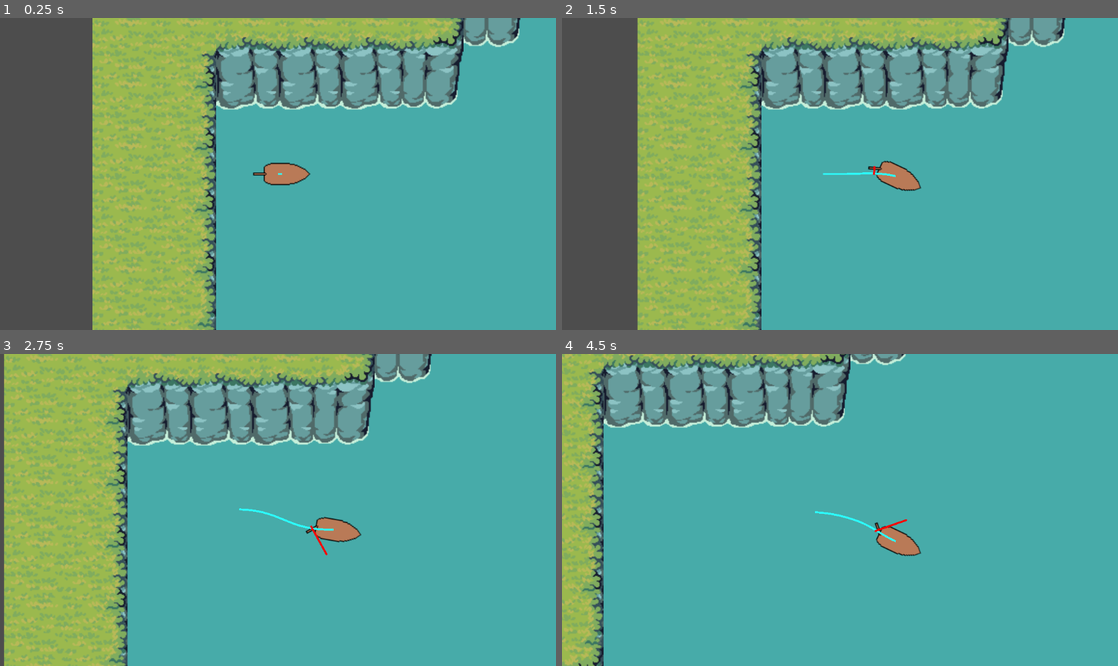
Above: before the commit, frames 1-4 (two rows, left to right).
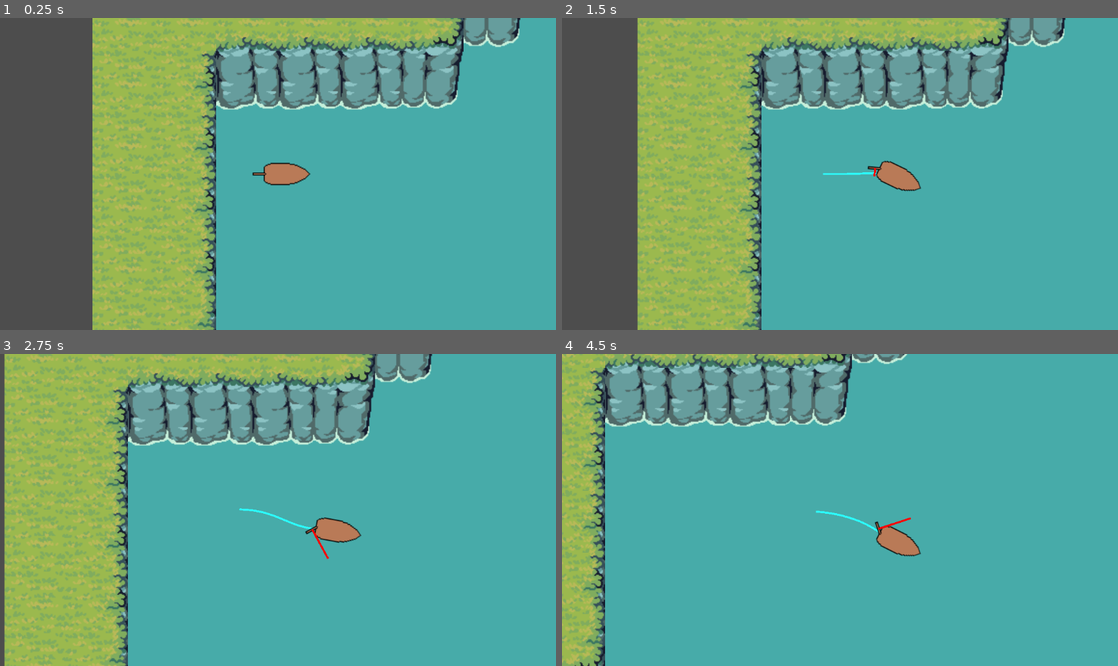
Above: after the commit, the same moments.

Repository: darren56brown/Sailboat
Game: Godot game, scene res://world.tscn
Same seed, same stepped clock (60 frames per second), same inputs: the game is played once before the commit and once after it. The engine's default icon, where the game draws it, is replaced by a stand-in: a white triangle on a blue panel in a dark square.
Inputs:
- Up to frame 1 (0.25 s): no input
- Up to frame 2 (1.5 s): hold D (steer_right) 0.53-1.28 s; hold A (steer_left) from 1.28 s (still down)
- Up to frame 3 (2.75 s): release A (steer_left) at 2.03 s; hold D (steer_right) from 2.03 s (still down)
- Up to frame 4 (4.5 s): release D (steer_right) at 3.53 s; hold A (steer_left) from 3.53 s (still down)

The runs differ from the first frame. In frame 1, less than 0.1% of the frame differs, in the area x 45-51%, y 49-51%; in frame 2, less than 0.1%; in frame 3, 1.1%; in frame 4, 5.3%, in the area x 0-65%, y 0-100%.

Commit message:
Messed with rudder physics

Diff:
--- a/boat.gd
+++ b/boat.gd
@@ -26,31 +26,36 @@
 
 	rudder_pivot.rotation = deg_to_rad(rudder_angle)
 
-	# --- 3. RUDDER PHYSICS (LIFT MODEL) ---
-	var stern_offset_local = Vector2(-24, 0)
+		# --- 3. RUDDER PHYSICS (LEVER MODEL) ---
+	var stern_offset_local = Vector2(-18, 0) # The hinge point
+	var rudder_length = 10.0                 # The length of your rudder blade
+	var center_offset = rudder_length / 2.0  # Center of pressure is halfway
+
+	# Calculate where the MIDDLE of the rudder is in boat-local space
+	var rudder_dir_local = Vector2.RIGHT.rotated(deg_to_rad(rudder_angle))
+	var rudder_center_local = stern_offset_local - (rudder_dir_local * center_offset)
+
 	var global_vel = state.linear_velocity
 	var local_vel = global_vel.rotated(-rotation)
 
-	# A. Get the "Face" of the rudder (The Normal Vector)
-	# Vector2.UP is the side of the rudder when it's pointing East (0 deg)
+	# A. Get the "Face" (Normal) of the rudder
 	var rudder_normal_local = Vector2.UP.rotated(deg_to_rad(rudder_angle))
 
-	# B. Calculate "Flow Pressure" using Dot Product
-	# This measures how much the water velocity hits the flat face of the rudder
+	# B. Calculate Pressure
 	var flow_pressure = local_vel.dot(rudder_normal_local)
 
-	# C. Resulting Force (always pushes perpendicular to the rudder blade)
-	# We use negative efficiency here so that 'turning right' pushes the stern 'left'
+	# C. Resulting Force
 	var rudder_force_local = rudder_normal_local * flow_pressure * -rudder_efficiency
 
-	# Apply force to the physics engine
-	apply_force(rudder_force_local.rotated(rotation), stern_offset_local.rotated(rotation))
+	# Apply force at the ACTUAL CENTER of the rudder, not the hinge
+	# We rotate the local center point into global space
+	var force_pos_global = rudder_center_local.rotated(rotation)
+	apply_force(rudder_force_local.rotated(rotation), force_pos_global)
 
-	# --- DRAWING THE ARROW ---
-	rudder_arrow.position = stern_offset_local
-	# We use a negative scale here to ensure the arrow points the direction of the "push"
-	var arrow_scale = -.5
-	rudder_arrow.set_point_position(1, rudder_force_local * arrow_scale)
+	# --- 4. UPDATE THE DEBUG ARROW ---
+	# Move the arrow's start to the center of the rudder blade
+	rudder_arrow.position = rudder_center_local
+	rudder_arrow.set_point_position(1, rudder_force_local * -0.5)
 
 	# --- 4. HYDRODYNAMICS (Tracking) ---
 	local_vel.x *= 0.99  # Forward glide
--- a/boat.tscn
+++ b/boat.tscn
@@ -33,7 +33,7 @@
 position = Vector2(-18, 0)
 
 [node name="Sprite2D" type="Sprite2D" parent="RudderPivot" unique_id=840007207]
-position = Vector2(-5, 0)
+position = Vector2(-5.5, 0)
 texture = ExtResource("3_henu8")
 
 [node name="RudderForceArrow" type="Line2D" parent="." unique_id=1141275517]
--- a/world.tscn
+++ b/world.tscn
@@ -128,13 +128,6 @@
 tile_map_data = PackedByteArray("AAAAAP7/AAAGAAUAAAD///7/AAAGAAUAAAD+//7/AAAHAAEAAAD+////AAAHAAEAAAD+/wAAAAAHAAEAAAD+/w …(1392 unchanged characters)…
 tile_set = SubResource("TileSet_dwbse")
 
-[node name="Boat" parent="." unique_id=28938317 instance=ExtResource("1_f3sb7")]
-
-[node name="Sprite2D" type="Sprite2D" parent="." unique_id=610657586]
-position = Vector2(921.5, 81.5)
-scale = Vector2(0.4765625, 0.4140625)
-texture = ExtResource("2_fj7yv")
-
 [node name="Trail" type="Line2D" parent="." unique_id=445043559]
 width = 2.0
 default_color = Color(0.16862746, 1, 1, 1)
@@ -142,3 +135,10 @@
 begin_cap_mode = 2
 script = ExtResource("3_tlwt5")
 target_path = NodePath("../Boat")
+
+[node name="Boat" parent="." unique_id=28938317 instance=ExtResource("1_f3sb7")]
+
+[node name="Sprite2D" type="Sprite2D" parent="." unique_id=610657586]
+position = Vector2(921.5, 81.5)
+scale = Vector2(0.4765625, 0.4140625)
+texture = ExtResource("2_fj7yv")
